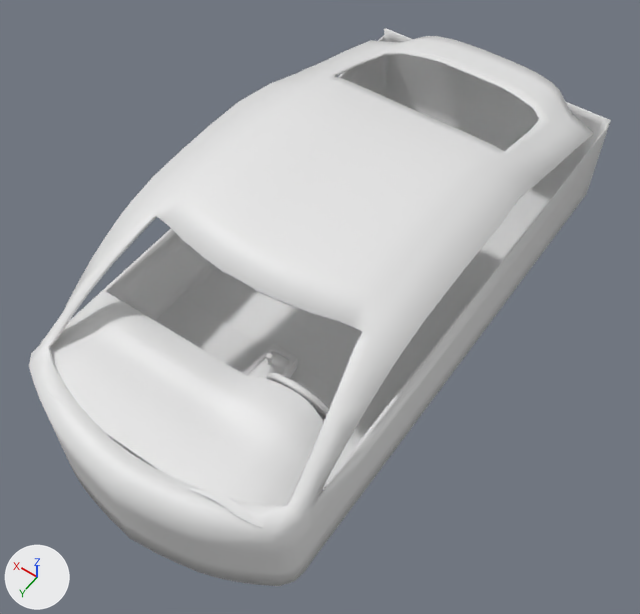
One commit to the Blender file parte de adentro.blend: the scene before it, then after it.
Camera for both pictures: a camera (50 mm lens) standing at (-2.66, 2.43, 5.54) and looking at (-0.11, -1.14, -0.08). Lighting does not change. The marker at lower left points along +X, +Y and +Z.
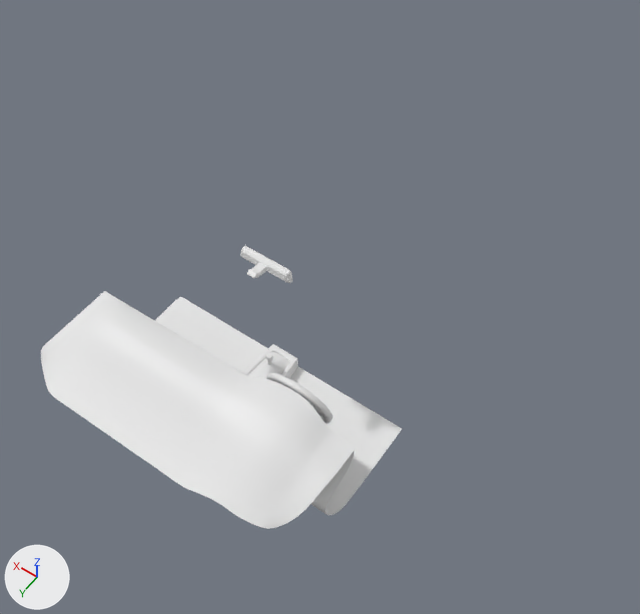
Boxes (x1, y1, x2, y2) around the edits, measured in the pictures (640 x 614 px):
'Parte de arriba.001', hidden
    before: (29, 28, 611, 586)

What the commit changed:
Object 'Parte de arriba.001' (ob_parte_de_arriba_001) is now hidden.
